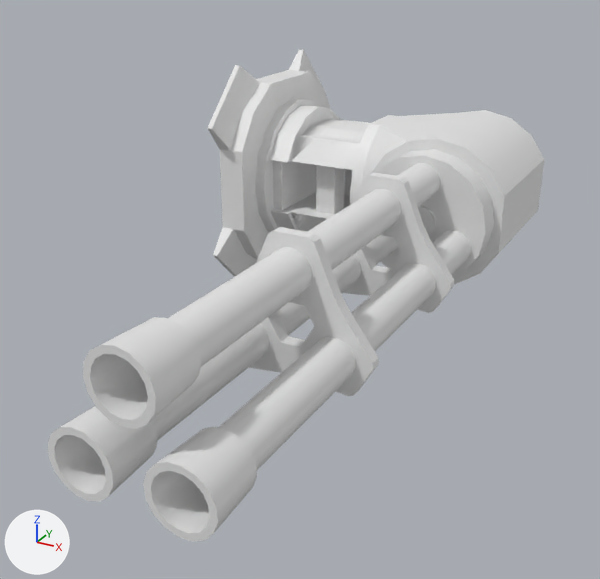
One commit to the FBX model Assets/Models/Weapons/machinegun.fbx: the scene before it, then after it.
Before and after are seen from a 50 mm lens placed at (0.798, -1.425, 0.459), pointed at (0.216, -0.366, -0.071). The lights are fixed; the arrows at lower left show +X, +Y and +Z. Where no turn or scale is listed for an object, it has been applied to the vertices.

Objects in the first picture: 'barrels', 'base', 'gun mount'.
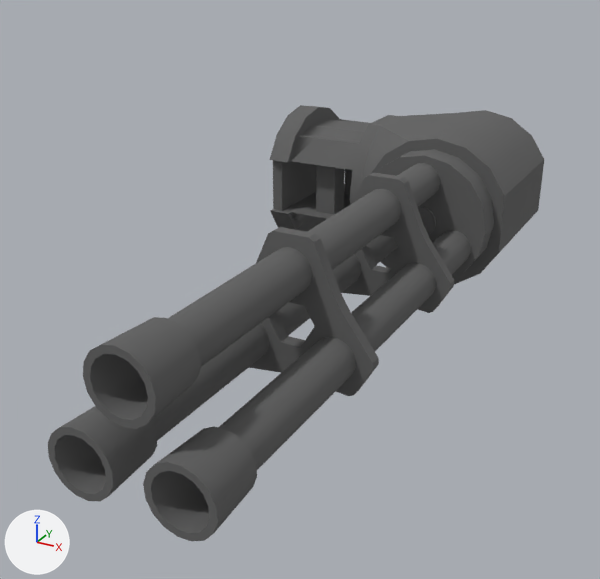
Location of each change, [x1, y1, x2, y2] in pixels of the pictures (600 x 579 px):
'barrels', recoloured: [48, 149, 494, 542] in both
'gun mount', deleted: before [207, 49, 330, 277]
part 1 of me_cylinder_015, recoloured (white to grey): [273, 119, 370, 231] in both
part 2 of me_cylinder_015, recoloured (white to grey): [350, 110, 544, 284] in both
part 3 of me_cylinder_015, recoloured: [271, 209, 307, 232] in both
part 4 of me_cylinder_015, recoloured (white to grey): [270, 105, 339, 162] in both
part 5 of me_cylinder_015, recoloured: [491, 196, 504, 209] in both

The change, as a diff of the scene's bpy script:
```diff
--- a/Assets/Models/Weapons/machinegun.fbx.py
+++ b/Assets/Models/Weapons/machinegun.fbx.py
@@ mat_metal @@
+mat_metal = principled_material('Metal')
+mat_metal.base_color = (0.121, 0.121, 0.121)  # dark grey #626262
+mat_metal.roughness = 1.0
@@ mat_metal_002 @@
+mat_metal_002 = principled_material('Metal.002')
+mat_metal_002.base_color = (0.121, 0.121, 0.121)  # dark grey #626262
+mat_metal_002.roughness = 1.0
@@ me_cylinder_015 @@
 me_cylinder_015.from_pydata(...)  # 420 vertices, 870 faces; spans x 0.07..0.526, y -0.133..0.157, z -0.132..0.132
 # used by ob_base; location = (-0.067, 0.022, 0.0)
+# me_cylinder_015 part 1: 444 of the faces centred in x 0.07..0.239, y -0.111..0.111, z -0.112..0.112 switch from no material to mat_metal (dark grey #626262)
+# me_cylinder_015 part 2: 186 of the faces centred in x 0.246..0.526, y -0.133..0.133, z -0.129..0.129 switch from no material to mat_metal_002 (dark grey #626262)
+# me_cylinder_015 part 3: 48 of the faces centred in x 0.077..0.11, y -0.118..0.118, z -0.129..-0.051 switch from no material to mat_metal_002 (dark grey #626262)
+# me_cylinder_015 part 4: 48 of the faces centred in x 0.077..0.11, y -0.118..0.118, z 0.051..0.129 switch from no material to mat_metal_002 (dark grey #626262)
+# me_cylinder_015 part 5: 2 of the faces centred in x 0.369..0.413, y -0.133, z -0.058..-0.014 switch from no material to mat_metal_002 (dark grey #626262)
@@ me_cylinder_004 @@
 me_cylinder_004.from_pydata(...)  # 496 vertices, 962 faces; spans x -0.114..0.114, y -0.813..0.0, z -0.113..0.118
+me_cylinder_004.materials.append(mat_metal)  # dark grey #626262
@@ ob_gun_mount @@
-ob_gun_mount = bpy.data.objects.new('gun mount', me_circle_002)
-ob_gun_mount.location = (-0.067, 0.022, 0.0)
```
